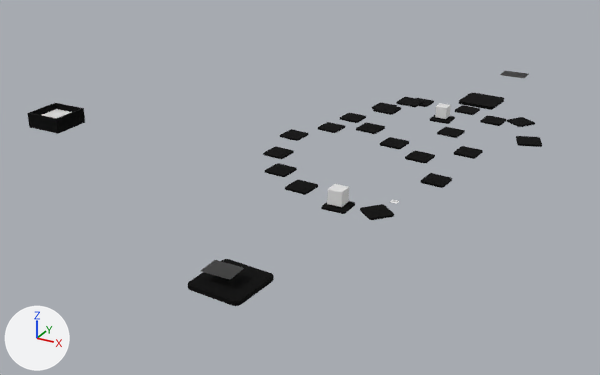
Two versions of the glTF model Assets/World/LevelModules/BunnyHop.glb, one commit apart.
The view is the same before and after, from a camera (50 mm lens) standing at (76.2, -191.6, 81.4) and looking at (-30.5, 2.5, -15.6). The axes (+X, +Y, +Z) are drawn at lower left. The lights are the same throughout. Where no turn or scale is listed for an object, it has been applied to the vertices. Vertices at the same position are counted once.
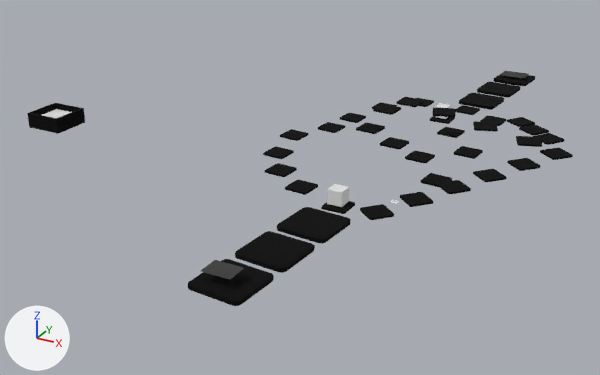
Pixel boxes [x1, y1, x2, y2] of what changed, in the pictures (600 x 375 px):
'Cube.016', reshaped (89% wider, 108% taller): before [188, 259, 274, 306]; after [188, 207, 351, 306]
'Cube.017', reshaped (511% wider, 329% taller): before [360, 204, 394, 220]; after [360, 148, 573, 220]
'Cube.015', reshaped: before [459, 92, 504, 110]; after [459, 75, 535, 110]
'Cube.024', reshaped: before [516, 136, 542, 147]; after [433, 108, 542, 147]
'Cube.003', reshaped (100% wider, 164% taller): before [507, 117, 535, 127]; after [507, 117, 564, 145]
part 1 of me_cube_004, added: after [519, 125, 549, 136]
part 2 of me_cube_004, added: after [533, 133, 564, 145]
part 3 of me_cube_016, added (black): after [477, 82, 520, 98]
part 4 of me_cube_016, added: after [494, 75, 535, 86]
part 5 of me_cube_017, added (black): after [235, 231, 315, 273]
part 6 of me_cube_017, added (black): after [277, 207, 351, 244]
part 7 of me_cube_019, added: after [400, 192, 433, 207]
part 8 of me_cube_019, added: after [437, 180, 471, 194]
part 9 of me_cube_019, added: after [473, 169, 507, 182]
part 10 of me_cube_019, added: after [507, 158, 541, 171]
part 11 of me_cube_019, added: after [540, 148, 573, 160]
part 12 of me_cube_031, added: after [473, 121, 498, 132]
part 13 of me_cube_031, added: after [433, 108, 456, 117]

Patch to the scene script:
```diff
--- a/Assets/World/LevelModules/BunnyHop.glb.py
+++ b/Assets/World/LevelModules/BunnyHop.glb.py
@@ me_cube_004 @@
 me_cube_004.from_pydata(...)  # 56 vertices, 108 faces; spans x -4.01..4.01, y -4.01..4.01, z -0.29..0.29
+# me_cube_004 part 1: the loose piece of 56 vertices spanning x -4.01..4.01, y -4.01..4.01, z -0.29..0.29 is copied, and the copy is moved by (6.31, -10.18, 1.78); it spans x 2.3..10.32, y -14.19..-6.17, z 1.5..2.07
+# me_cube_004 part 2: the loose piece of 56 vertices spanning x -4.01..4.01, y -4.01..4.01, z -0.29..0.29 is copied, and the copy is moved by (12.62, -20.36, 3.57); it spans x 8.61..16.63, y -24.36..-16.35, z 3.28..3.86
 me_cube_004.materials.append(mat_base)
@@ me_cube_016 @@
 me_cube_016.from_pydata(...)  # 56 vertices, 108 faces; spans x -5.99..5.99, y -5.99..5.99, z -0.53..0.53
+# me_cube_016 part 3: the loose piece of 56 vertices spanning x -5.99..5.99, y -5.99..5.99, z -0.53..0.53 is copied, and the copy is moved by (1.15, 14.61, 0.0); it spans x -4.83..7.14, y 8.62..20.6, z -0.53..0.53
+# me_cube_016 part 4: the loose piece of 56 vertices spanning x -5.99..5.99, y -5.99..5.99, z -0.53..0.53 is copied, and the copy is moved by (2.31, 29.22, 0.0); it spans x -3.68..8.29, y 23.23..35.21, z -0.53..0.53
 me_cube_016.materials.append(mat_base)
@@ me_cube_017 @@
 me_cube_017.from_pydata(...)  # 56 vertices, 108 faces; spans x -6.49..6.49, y -6.49..6.49, z -0.58..0.58
+# me_cube_017 part 5: the loose piece of 56 vertices spanning x -6.49..6.49, y -6.49..6.49, z -0.58..0.58 is copied, and the copy is moved by (1.15, 14.62, 0.0); it spans x -5.34..7.64, y 8.13..21.11, z -0.58..0.58
+# me_cube_017 part 6: the loose piece of 56 vertices spanning x -6.49..6.49, y -6.49..6.49, z -0.58..0.58 is copied, and the copy is moved by (2.31, 29.24, 0.0); it spans x -4.18..8.8, y 22.75..35.73, z -0.58..0.58
 me_cube_017.materials.append(mat_base)
@@ me_cube_019 @@
 me_cube_019.from_pydata(...)  # 56 vertices, 108 faces; spans x -4.07..4.07, y -4.07..4.07, z -0.29..0.29
+# me_cube_019 part 7: the loose piece of 56 vertices spanning x -4.07..4.07, y -4.07..4.07, z -0.29..0.29 is copied, and the copy is moved by (5.77, 9.47, 0.69); it spans x 1.71..9.84, y 5.4..13.54, z 0.4..0.98
+# me_cube_019 part 8: the loose piece of 56 vertices spanning x -4.07..4.07, y -4.07..4.07, z -0.29..0.29 is copied, and the copy is moved by (11.55, 18.94, 1.38); it spans x 7.48..15.62, y 14.88..23.01, z 1.09..1.67
+# me_cube_019 part 9: the loose piece of 56 vertices spanning x -4.07..4.07, y -4.07..4.07, z -0.29..0.29 is copied, and the copy is moved by (17.32, 28.42, 2.07); it spans x 13.25..21.39, y 24.35..32.49, z 1.78..2.36
+# me_cube_019 part 10: the loose piece of 56 vertices spanning x -4.07..4.07, y -4.07..4.07, z -0.29..0.29 is copied, and the copy is moved by (23.1, 37.89, 2.76); it spans x 19.03..27.17, y 33.82..41.96, z 2.47..3.05
+# me_cube_019 part 11: the loose piece of 56 vertices spanning x -4.07..4.07, y -4.07..4.07, z -0.29..0.29 is copied, and the copy is moved by (28.87, 47.36, 3.45); it spans x 24.8..32.94, y 43.29..51.43, z 3.17..3.74
 me_cube_019.materials.append(mat_base)
@@ me_cube_031 @@
 me_cube_031.from_pydata(...)  # 56 vertices, 108 faces; spans x -3.72..3.72, y -3.72..3.72, z -0.29..0.29
+# me_cube_031 part 12: the loose piece of 56 vertices spanning x -3.72..3.72, y -3.72..3.72, z -0.29..0.29 is copied, and the copy is moved by (-11.95, 0.81, 1.78); it spans x -15.66..-8.23, y -2.91..4.53, z 1.5..2.07
+# me_cube_031 part 13: the loose piece of 56 vertices spanning x -3.72..3.72, y -3.72..3.72, z -0.29..0.29 is copied, and the copy is moved by (-23.9, 1.62, 3.57); it spans x -27.61..-20.18, y -2.1..5.33, z 3.28..3.86
 me_cube_031.materials.append(mat_base)
```
